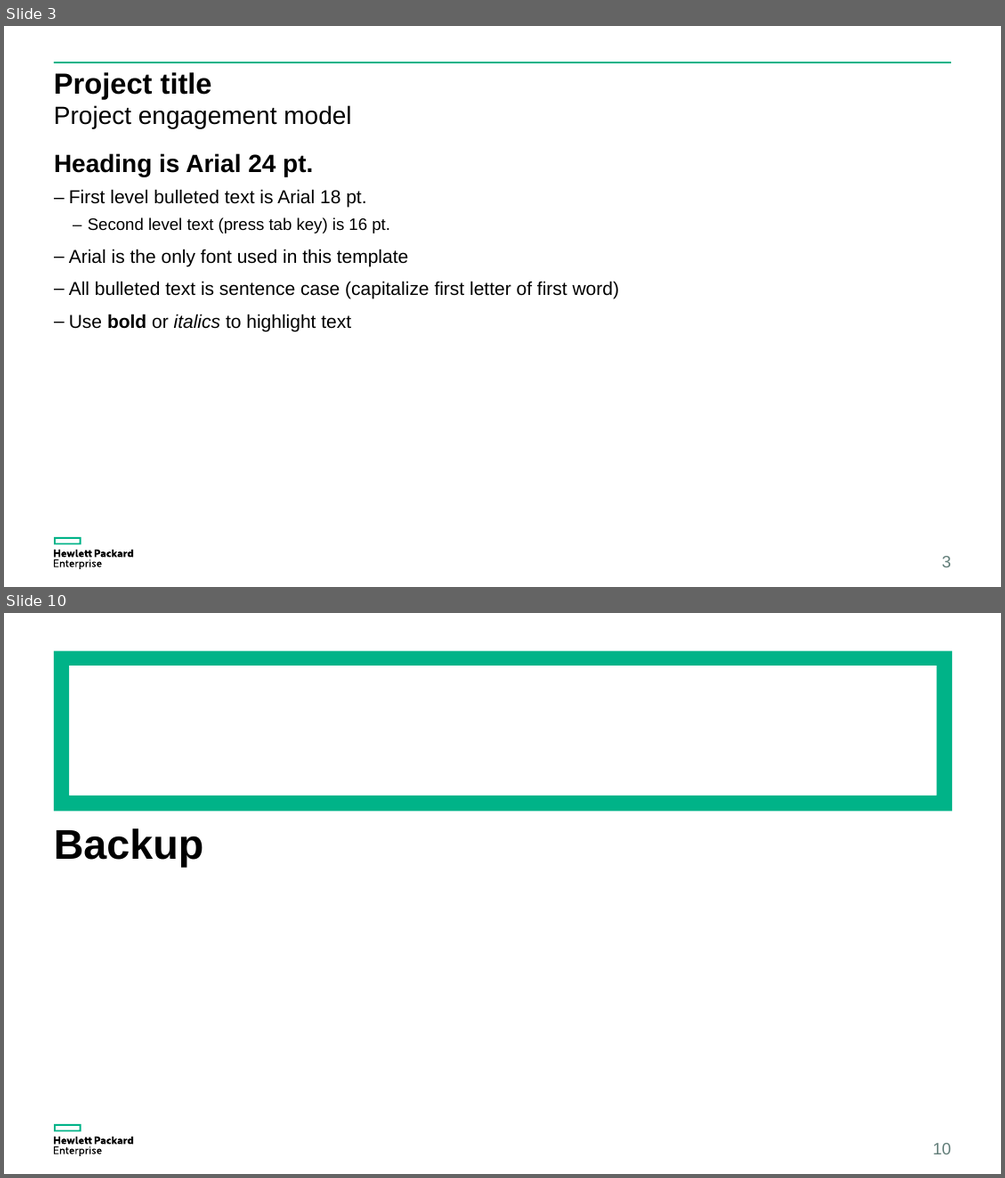
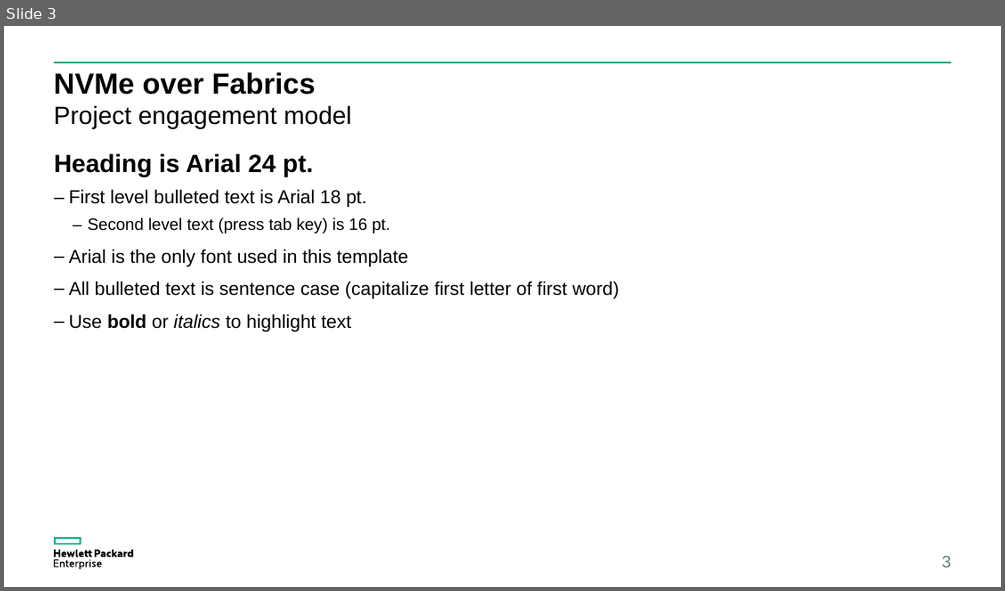
Before and after one commit to coy-humphrey/nvme-hpe, a slide deck: deliverables/HPE Presentation.pptx. Shown one above the other, each under a label of ours: slides 3 and 10 before the commit, slide 3 after it; the slides between them are not shown. The pictures are 1005x1178 and 1005x591 pixels, drawn with LibreOffice and Linux fonts; fonts in the diff are those of the drawing. Boxes give left, top, right and bottom in pixels: in the first picture for what was removed or moved away, otherwise in the second. Text is boxed around its words. In the diff, an @@ line names an element or a change of style, - is before the commit and + after.

```diff
--- a/deliverables/HPE Presentation.pptx
+++ b/deliverables/HPE Presentation.pptx
@@ slide 10 removed at [4, 613, 1001, 1174], background #FFFFFF; not listed: 2 template elements that a slide beside it also shows @@
@@ freeform shape removed at [53, 651, 952, 811] @@
@@ title removed at [54, 828, 203, 867] @@
-Backup
@@ page number removed at [932, 1143, 951, 1154] @@
-10
@@ slide 3 changed as well @@
@@ title at [54, 72, 316, 95]: text changed @@
-Project title
+NVMe over Fabrics
```
Also in this commit, not shown: 4 other slides changed, 5 slides added, 12 other slides removed.
